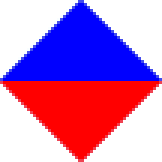
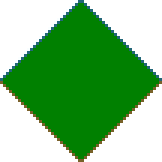
Layers edited between the first and the second w=162, h=162 image:
added layer "_008000.png" above "ema_red_blue.png" over [0, 0, 162, 162]
